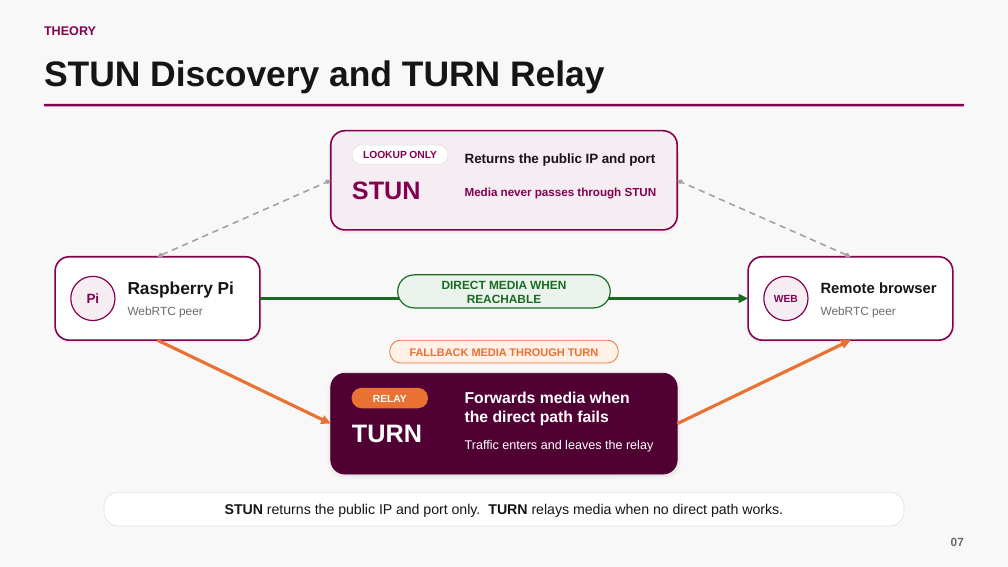
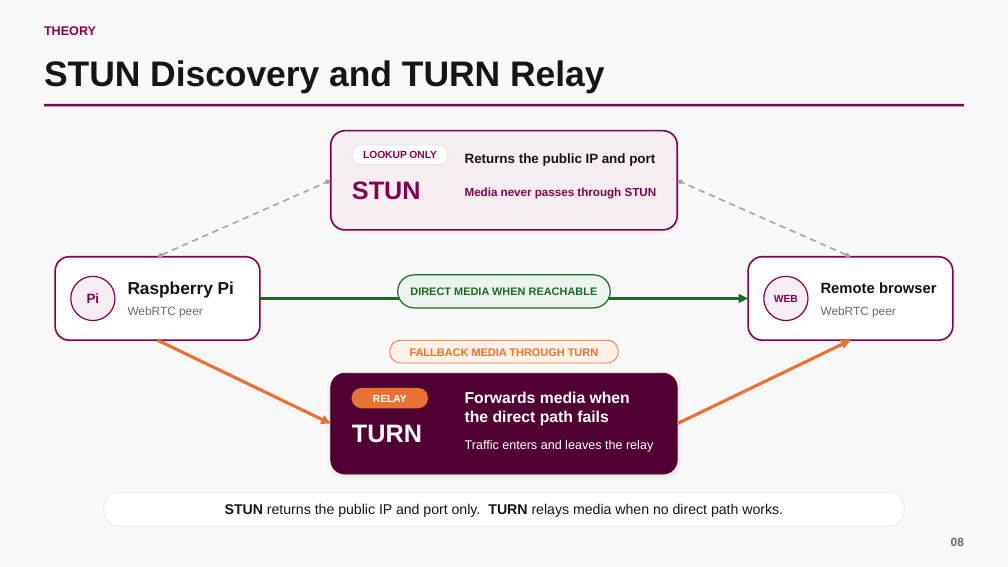
Before and after one commit to scarlet-radio-control/scarlet-radio-control, a slide deck: slide 8 of PRESENTATION.pptx (slide 7 before the commit). Drawn at 1008x567 pixels with LibreOffice and Linux fonts; fonts in the diff are those of the drawing. Boxes give left, top, right and bottom in pixels: in the first picture for what was removed or moved away, otherwise in the second. Text is boxed around its words. In the diff, an @@ line names an element or a change of style, - is before the commit and + after.

```diff
--- a/PRESENTATION.pptx
+++ b/PRESENTATION.pptx
@@ rounded rectangle "DIRECT MEDIA WHEN REACHABLE" at <box>398,275,610,309</box>: size 11.2 to 10.4 pt @@
@@ text at <box>951,538,964,546</box>: text changed @@
-07
+08
```
Also in this commit, not shown: 27 other slides changed, 5 slides added.
